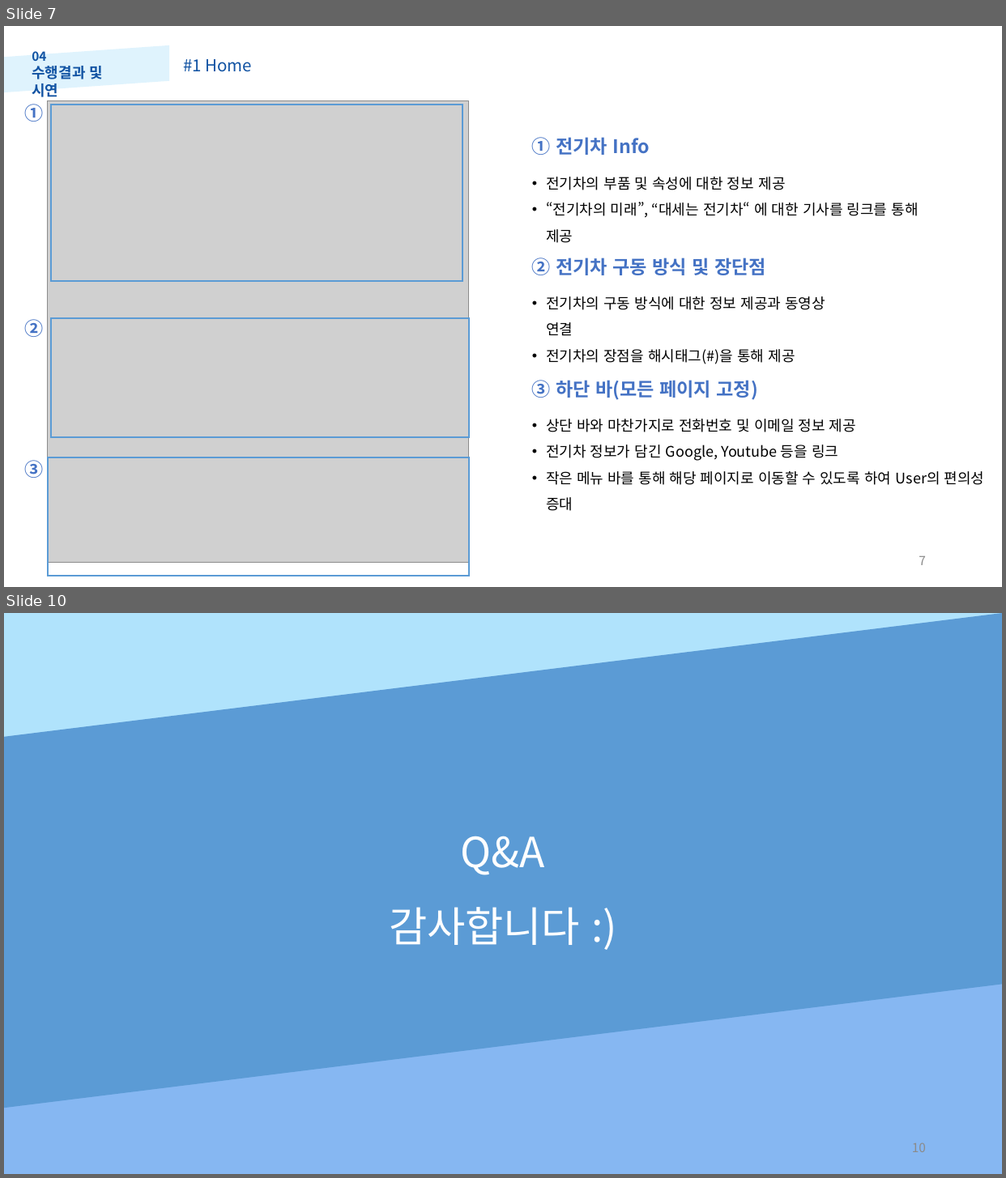
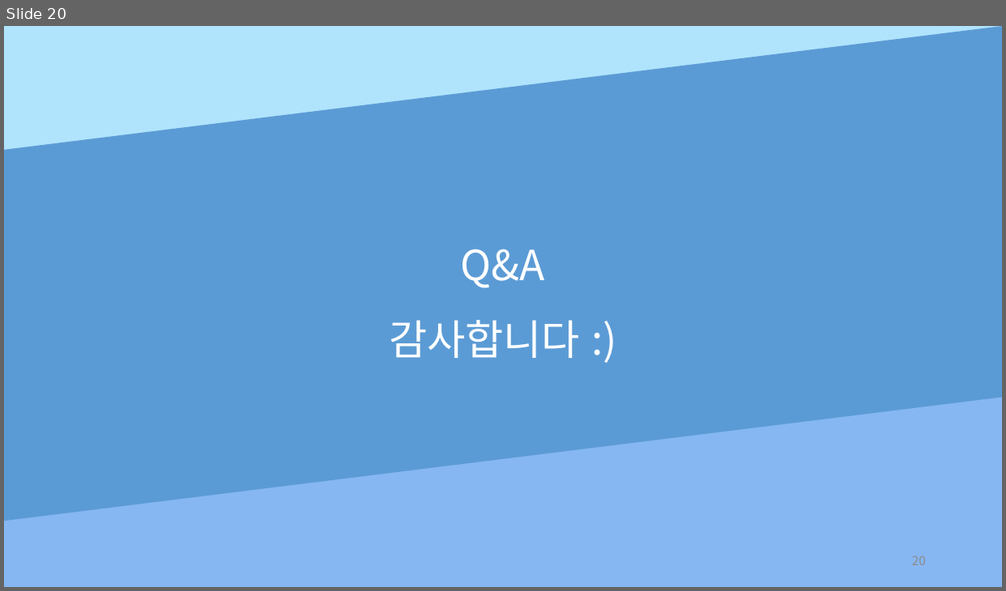
Before and after one commit to Hyun-JaeUng/wordchain, a slide deck: 포르폴리오_데이터영재.pptx. Shown one above the other, each under a label of ours: slides 7 and 10 before the commit, slide 20 after it; the slides between them are not shown. The pictures are 1006x1178 and 1006x591 pixels, drawn with LibreOffice and Linux fonts; fonts in the diff are those of the drawing; grey boxes stand for pictures. Boxes give left, top, right and bottom in pixels: in the first picture for what was removed or moved away, otherwise in the second. Text is boxed around its words. In the diff, an @@ line names an element or a change of style, - is before the commit and + after.

```diff
--- a/포르폴리오_데이터영재.pptx
+++ b/포르폴리오_데이터영재.pptx
@@ slide 7 removed at (x1=4, y1=26, x2=1002, y2=587), background #FFFFFF @@
@@ parallelogram removed at (x1=4, y1=45, x2=169, y2=93) @@
@@ text removed at (x1=32, y1=51, x2=104, y2=97) @@
-04
-수행결과 및 시연
@@ text removed at (x1=183, y1=59, x2=253, y2=72) @@
-#1 Home
@@ text removed at (x1=24, y1=104, x2=43, y2=122) @@
-①
@@ picture removed at (x1=48, y1=101, x2=469, y2=563) @@
@@ rectangle removed at (x1=51, y1=105, x2=462, y2=281) @@
@@ text removed at (x1=532, y1=137, x2=650, y2=155) @@
-① 전기차 Info
@@ text removed at (x1=546, y1=177, x2=918, y2=218) @@
-• 전기차의 부품 및 속성에 대한 정보 제공
-• “전기차의 미래”, “대세는 전기차“ 에 대한 기사를 링크를 통해 제공
@@ text removed at (x1=532, y1=258, x2=766, y2=275) @@
-② 전기차 구동 방식 및 장단점
@@ text removed at (x1=546, y1=297, x2=825, y2=365) @@
-• 전기차의 구동 방식에 대한 정보 제공과 동영상 연결
-• 전기차의 장점을 해시태그(#)을 통해 제공
@@ text removed at (x1=24, y1=319, x2=43, y2=337) @@
-②
@@ rectangle removed at (x1=51, y1=318, x2=469, y2=437) @@
@@ text removed at (x1=532, y1=380, x2=758, y2=400) @@
-③ 하단 바(모든 페이지 고정)
@@ text removed at (x1=546, y1=419, x2=985, y2=511) @@
-• 상단 바와 마찬가지로 전화번호 및 이메일 정보 제공
-• 전기차 정보가 담긴 Google, Youtube 등을 링크
-• 작은 메뉴 바를 통해 해당 페이지로 이동할 수 있도록 하여 User의 편의성 증대
@@ text removed at (x1=24, y1=460, x2=43, y2=478) @@
-③
@@ rectangle removed at (x1=48, y1=457, x2=469, y2=576) @@
@@ page number removed at (x1=918, y1=557, x2=926, y2=565) @@
-7
@@ what was slide 10 is now slide 20 @@
@@ page number at (x1=912, y1=556, x2=926, y2=565): text changed @@
-10
+20
```
Also in this commit, not shown: 3 slides changed, 16 slides added, 5 other slides removed, 7 other files.
